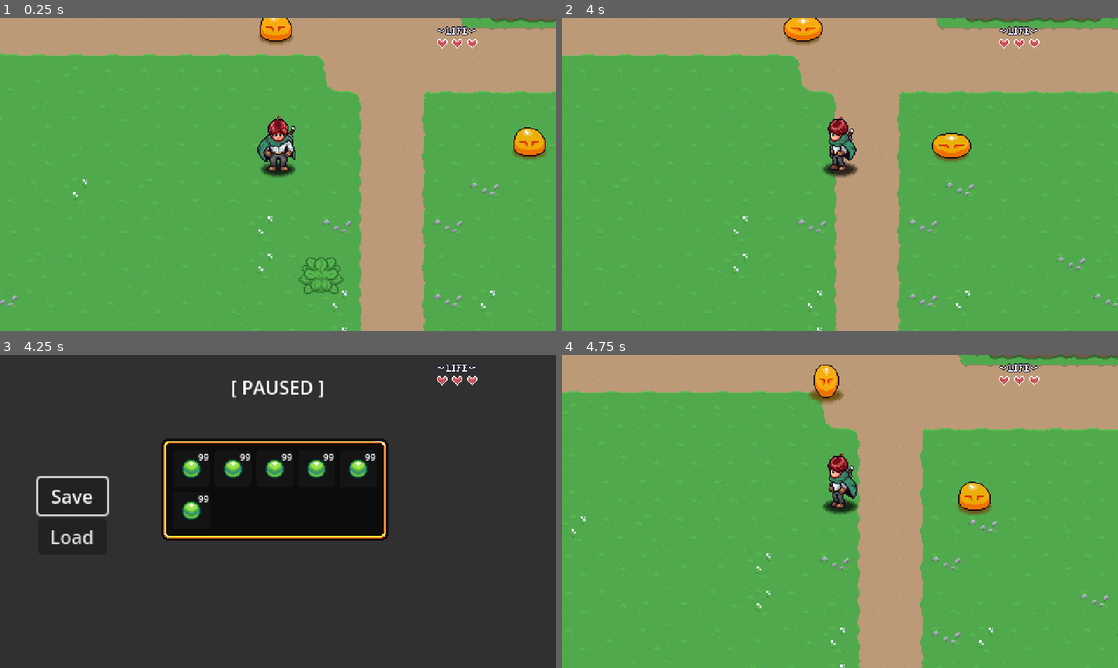
Above: before the commit, frames 1-4 (two rows, left to right).
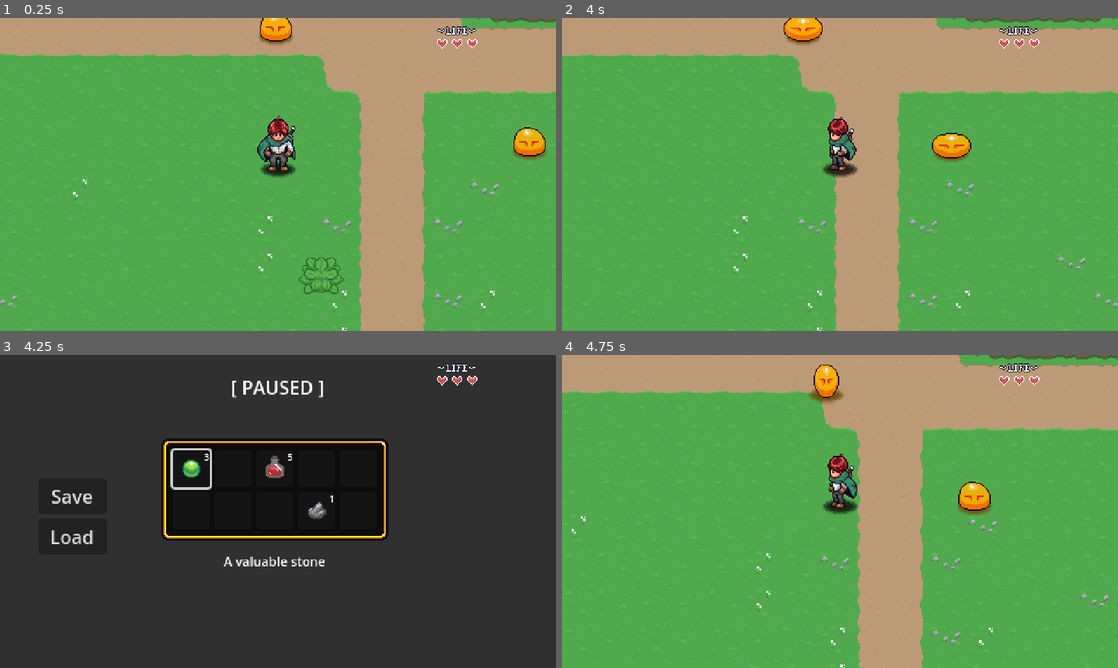
Above: after the commit, the same moments.

Repository: philozofer/aarpg
Game: Godot game, scene res://scenes/levels/playground.tscn
Two runs of this game, one before a commit and one after it. Both use one fixed random seed, a clock stepped at 60 frames per second and the inputs below.
Inputs:
- Up to frame 1 (0.25 s): no input
- Up to frame 2 (4 s): tap Enter at 0.5 s; hold D (move_right) 0.53-1.28 s; hold J (attack) 0.53-1.28 s; hold S (move_down) 1.28-2.03 s; tap J (attack) at 1.35, 2.85 s; hold D (move_right) 2.03-2.78 s; hold J (attack) 2.03-2.78 s; hold W (move_up) 2.78-3.53 s; hold A (move_left) from 3.53 s (still down); hold J (attack) from 3.53 s (still down)
- Up to frame 3 (4.25 s): keep holding A (move_left); keep holding J (attack); tap Escape (pause) at 4.15 s
- Up to frame 4 (4.75 s): release A (move_left) at 4.25 s; release J (attack) at 4.25 s; click "Save" at 4.25 s

Frames 1-2 are identical in both runs. In frame 3, 1.9% of the frame differs, in the area x 6-68%, y 29-68%; in frame 4, nothing differs.

Commit message:
added simple inventory system

Diff:
--- a/scenes/ui/inventory/inventory_slot.tscn
+++ b/scenes/ui/inventory/inventory_slot.tscn
@@ -1,6 +1,7 @@
-[gd_scene load_steps=3 format=3 uid="uid://blywydhtdg4m5"]
+[gd_scene load_steps=4 format=3 uid="uid://blywydhtdg4m5"]
 
 [ext_resource type="Texture2D" uid="uid://c4xiug817xu7j" path="res://assets/objects/items.png" id="1_6qvri"]
+[ext_resource type="Script" path="res://scripts/inventory/inventory_slot_ui.gd" id="1_esnfm"]
 
 [sub_resource type="AtlasTexture" id="AtlasTexture_4rhak"]
 atlas = ExtResource("1_6qvri")
@@ -15,6 +16,7 @@
 offset_bottom = -238.0
 grow_horizontal = 2
 grow_vertical = 2
+script = ExtResource("1_esnfm")
 
 [node name="TextureRect" type="TextureRect" parent="."]
 custom_minimum_size = Vector2(32, 32)
--- a/scenes/ui/inventory/player_inventory.tres
+++ b/scenes/ui/inventory/player_inventory.tres
@@ -1,14 +1,26 @@
-[gd_resource type="Resource" script_class="InventoryData" load_steps=5 format=3 uid="uid://dedtekgx6l81u"]
+[gd_resource type="Resource" script_class="InventoryData" load_steps=9 format=3 uid="uid://dedtekgx6l81u"]
 
 [ext_resource type="Script" path="res://scripts/inventory/inventory_data.gd" id="1_odqbw"]
 [ext_resource type="Resource" uid="uid://bfwcr3xry2cut" path="res://assets/objects/gem.tres" id="2_ddysa"]
 [ext_resource type="Script" path="res://scripts/inventory/slot_data.gd" id="3_atmb3"]
+[ext_resource type="Resource" uid="uid://crnjwdxnw3p3g" path="res://assets/objects/potion.tres" id="4_fkkaq"]
+[ext_resource type="Resource" uid="uid://dn5n26mrkhwvd" path="res://assets/objects/stone.tres" id="5_q3mrg"]
 
 [sub_resource type="Resource" id="Resource_l30ij"]
 script = ExtResource("3_atmb3")
 item_data = ExtResource("2_ddysa")
 quantity = 3
 
+[sub_resource type="Resource" id="Resource_yf67j"]
+script = ExtResource("3_atmb3")
+item_data = ExtResource("4_fkkaq")
+quantity = 5
+
+[sub_resource type="Resource" id="Resource_d5mhi"]
+script = ExtResource("3_atmb3")
+item_data = ExtResource("5_q3mrg")
+quantity = 1
+
 [resource]
 script = ExtResource("1_odqbw")
-slots = Array[ExtResource("3_atmb3")]([SubResource("Resource_l30ij"), null, null])
+slots = Array[ExtResource("3_atmb3")]([SubResource("Resource_l30ij"), null, SubResource("Resource_yf67j"), null, null, null, null, null, SubResource("Resource_d5mhi"), null])
--- a/scenes/ui/pause_menu.tscn
+++ b/scenes/ui/pause_menu.tscn
@@ -1,8 +1,10 @@
-[gd_scene load_steps=6 format=3 uid="uid://bf6fosntdpnse"]
+[gd_scene load_steps=8 format=3 uid="uid://bf6fosntdpnse"]
 
 [ext_resource type="Script" path="res://scripts/ui/pause_menu.gd" id="1_kw02c"]
 [ext_resource type="Texture2D" uid="uid://c4xiug817xu7j" path="res://assets/objects/items.png" id="2_qgakb"]
+[ext_resource type="Script" path="res://scripts/inventory/inventory_ui.gd" id="3_mjtgd"]
 [ext_resource type="PackedScene" uid="uid://blywydhtdg4m5" path="res://scenes/ui/inventory/inventory_slot.tscn" id="3_ukxen"]
+[ext_resource type="Resource" uid="uid://dedtekgx6l81u" path="res://scenes/ui/inventory/player_inventory.tres" id="4_wsr6x"]
 
 [sub_resource type="AtlasTexture" id="AtlasTexture_jjcmj"]
 atlas = ExtResource("2_qgakb")
@@ -52,7 +54,24 @@
 grow_horizontal = 2
 text = "[ PAUSED ]"
 
+[node name="ItemDescription" type="Label" parent="Control"]
+layout_mode = 1
+anchors_preset = 5
+anchor_left = 0.5
+anchor_right = 0.5
+offset_left = -101.0
+offset_top = 167.0
+offset_right = 95.0
+offset_bottom = 190.0
+grow_horizontal = 2
+theme_override_font_sizes/font_size = 11
+text = "This red drink restores your health !"
+horizontal_alignment = 1
+vertical_alignment = 1
+autowrap_mode = 2
+
 [node name="PanelContainer" type="PanelContainer" parent="Control"]
+layout_mode = 0
 offset_left = 139.0
 offset_top = 72.0
 offset_right = 335.0
@@ -62,6 +81,8 @@
 [node name="GridContainer" type="GridContainer" parent="Control/PanelContainer"]
 layout_mode = 2
 columns = 5
+script = ExtResource("3_mjtgd")
+data = ExtResource("4_wsr6x")
 
 [node name="InventorySlot" parent="Control/PanelContainer/GridContainer" instance=ExtResource("3_ukxen")]
 layout_mode = 2
--- /dev/null
+++ b/scripts/inventory/inventory_slot_ui.gd
@@ -0,0 +1,31 @@
+class_name InventorySlotUI extends Button
+
+var slot_data: SlotData : set = set_slot_data
+
+@onready var label: Label = $Label
+@onready var texture_rect: TextureRect = $TextureRect
+
+
+func _ready():
+	texture_rect.texture = null
+	label.text = ""
+	focus_entered.connect(item_focused)
+	focus_exited.connect(item_unfocused)
+
+
+func set_slot_data(value: SlotData) -> void:
+	slot_data = value
+	if slot_data == null:
+		return
+	texture_rect.texture = slot_data.item_data.texture
+	label.text = str(slot_data.quantity)
+
+func item_focused() -> void :
+	if slot_data != null:
+		if slot_data.item_data != null:
+			PauseMenu.update_item_description(slot_data.item_data.description)
+	pass
+
+func item_unfocused() -> void :
+	PauseMenu.update_item_description("")
+	pass
--- /dev/null
+++ b/scripts/inventory/inventory_ui.gd
@@ -0,0 +1,25 @@
+class_name InventoryUI extends Control
+
+const INVENTORY_SLOT = preload("res://scenes/ui/inventory/inventory_slot.tscn")
+
+@export var data: InventoryData
+
+# Called when the node enters the scene tree for the first time.
+func _ready():
+	PauseMenu.shown.connect(update_inventory)
+	PauseMenu.hidden.connect(clear_inventory)
+	clear_inventory()
+
+
+func clear_inventory() -> void:
+	for c in get_children():
+		c.queue_free()
+
+
+func update_inventory() -> void:
+	for s in data.slots:
+		var new_slot = INVENTORY_SLOT.instantiate()
+		add_child(new_slot)
+		new_slot.slot_data = s
+
+	get_child(0).grab_focus()
--- a/scripts/ui/pause_menu.gd
+++ b/scripts/ui/pause_menu.gd
@@ -1,7 +1,11 @@
 extends CanvasLayer
+
+signal shown
+signal hidden
 
 @onready var button_save: Button = $Control/VBoxContainer/Button_Save
 @onready var button_load: Button = $Control/VBoxContainer/Button_Load
+@onready var item_description: Label = $Control/ItemDescription
 
 var is_paused: bool = false
 
@@ -26,13 +30,13 @@
 	get_tree().paused = true;
 	visible = true
 	is_paused = true
-	button_save.grab_focus()
+	shown.emit()
 
 func hide_pause_menu() -> void:
 	get_tree().paused = false;
 	visible = false
 	is_paused = false
-
+	hidden.emit()
 
 func _on_save_pressed() -> void:
 	if is_paused == false:
@@ -47,3 +51,7 @@
 	SaveManager.load_game()
 	await LevelManager.level_load_started
 	hide_pause_menu()
+
+
+func update_item_description(new_text: String) -> void:
+	item_description.text = new_text
